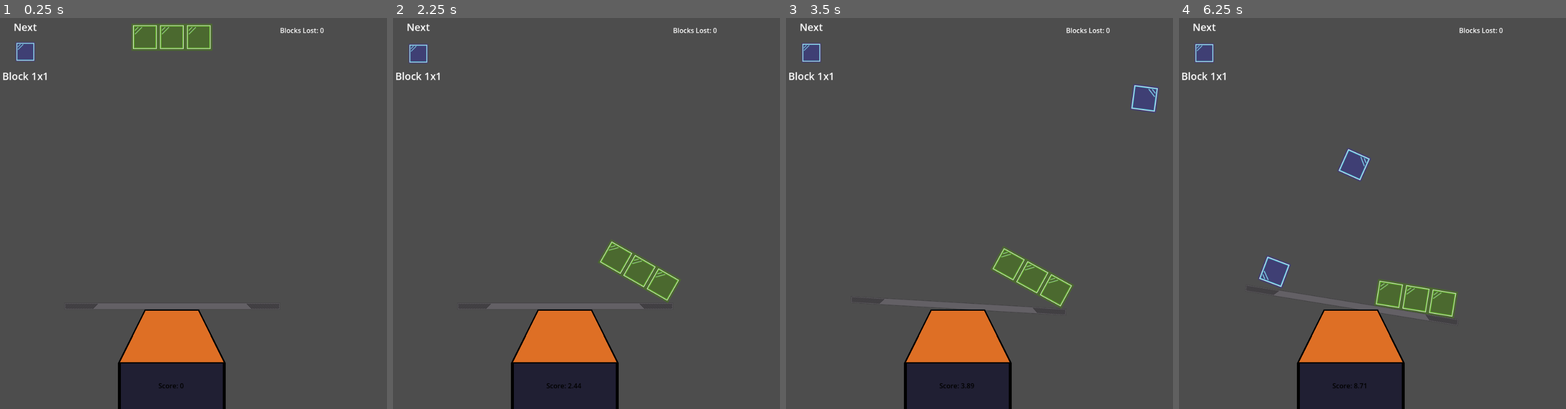
Above: before the commit, frames 1-4 (left to right).
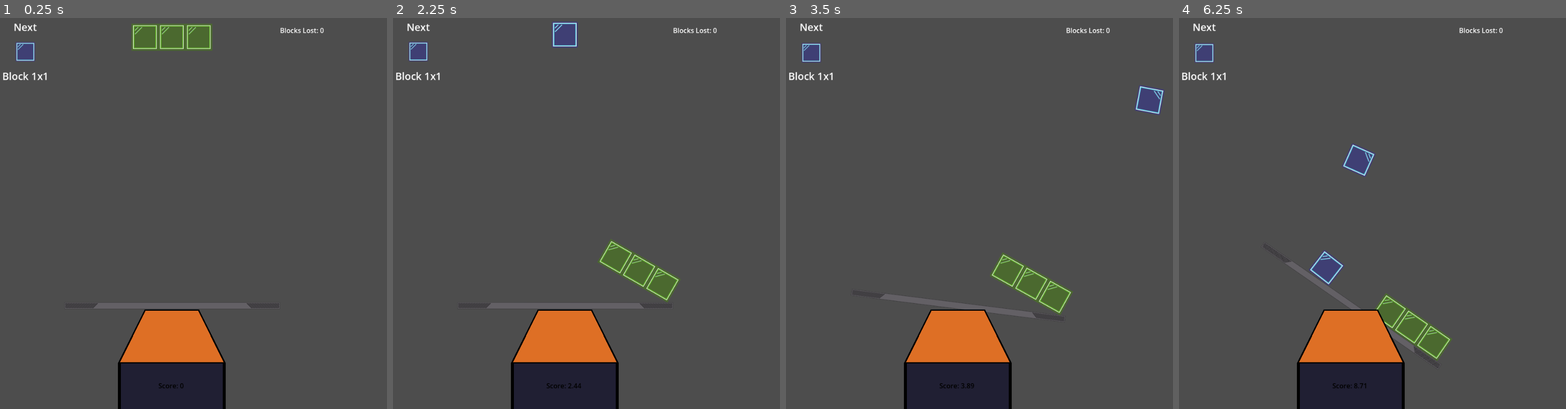
Above: after the commit, the same moments.

Repository: Simon-Melcher/TetriScales
Game: Godot game, scene res://Scenes/Main-Game.tscn
Same seed, same stepped clock (60 frames per second), same inputs: the game is played once before the commit and once after it.
Inputs:
- Up to frame 1 (0.25 s): no input
- Up to frame 2 (2.25 s): hold Right (move_right) 0.53-1.28 s; hold Up (rotate_block) 0.53-1.28 s; hold Down (move_down) 1.28-2.03 s; tap Up (rotate_block) at 1.35 s; hold Right (move_right) from 2.03 s (still down); hold Up (rotate_block) from 2.03 s (still down)
- Up to frame 3 (3.5 s): keep holding Right (move_right); release Up (rotate_block) at 2.78 s; tap Up (rotate_block) at 2.85 s
- Up to frame 4 (6.25 s): release Right (move_right) at 3.53 s; hold Up (rotate_block) 3.53-4.28 s; hold Left (move_left) 3.53-5.03 s; tap Up (rotate_block) at 4.35, 5.85 s; hold Down (move_down) 5.03-5.78 s; hold Up (rotate_block) 5.03-5.78 s; hold Right (move_right) from 5.78 s (still down)

The runs differ from the first frame. In frame 1, 0.3% of the frame differs, in the area x 16-73%, y 72-75%; in frame 2, 1.1%; in frame 3, 1.5%; in frame 4, 3.9%, in the area x 17-73%, y 32-90%.

Commit message:
add joint to rotate the scale base around

Diff:
--- a/Scenes/Main-Game.tscn
+++ b/Scenes/Main-Game.tscn
@@ -51,8 +51,13 @@
 position = Vector2(-620, -360)
 rotation = 1.5708
 
-[node name="Node2D" parent="Objects" instance=ExtResource("6_ntdyd")]
+[node name="StaticScaleBase" parent="Objects" instance=ExtResource("6_ntdyd")]
 position = Vector2(0, 480)
+
+[node name="ScalePinJoint2D" type="PinJoint2D" parent="Objects"]
+position = Vector2(1, 343)
+node_a = NodePath("../Base_Plate")
+node_b = NodePath("../StaticScaleBase")
 
 [node name="Main_Camera" type="Camera2D" parent="."]
 position = Vector2(31, 108)
